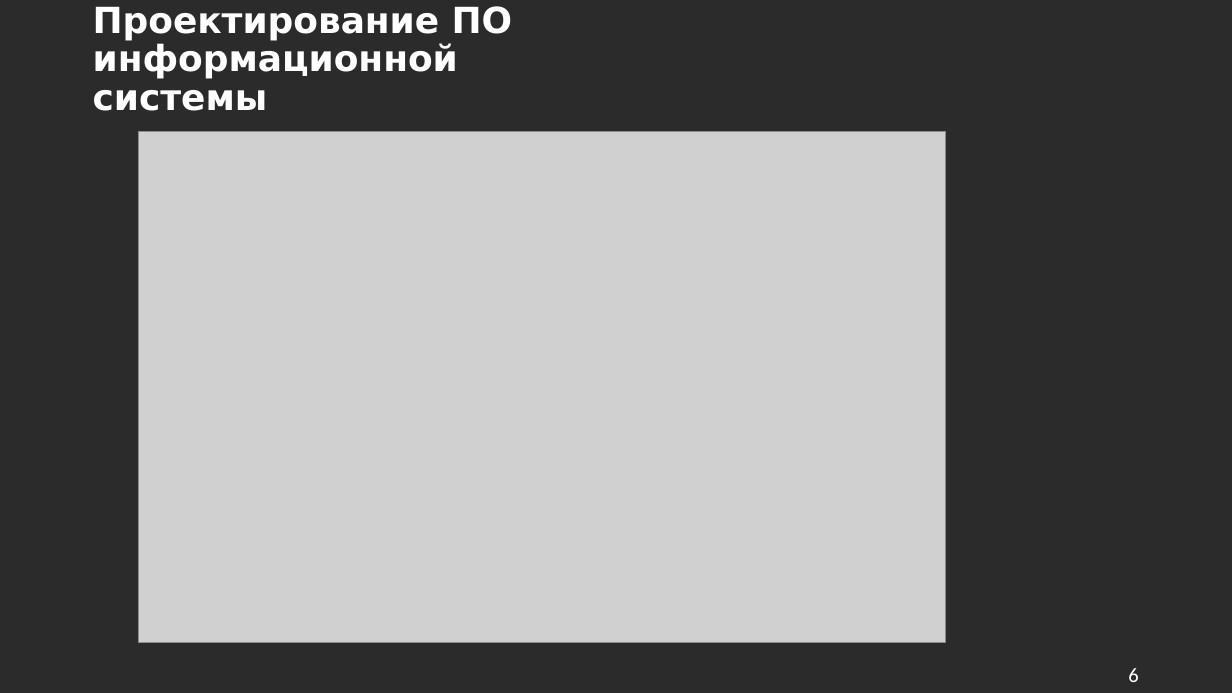
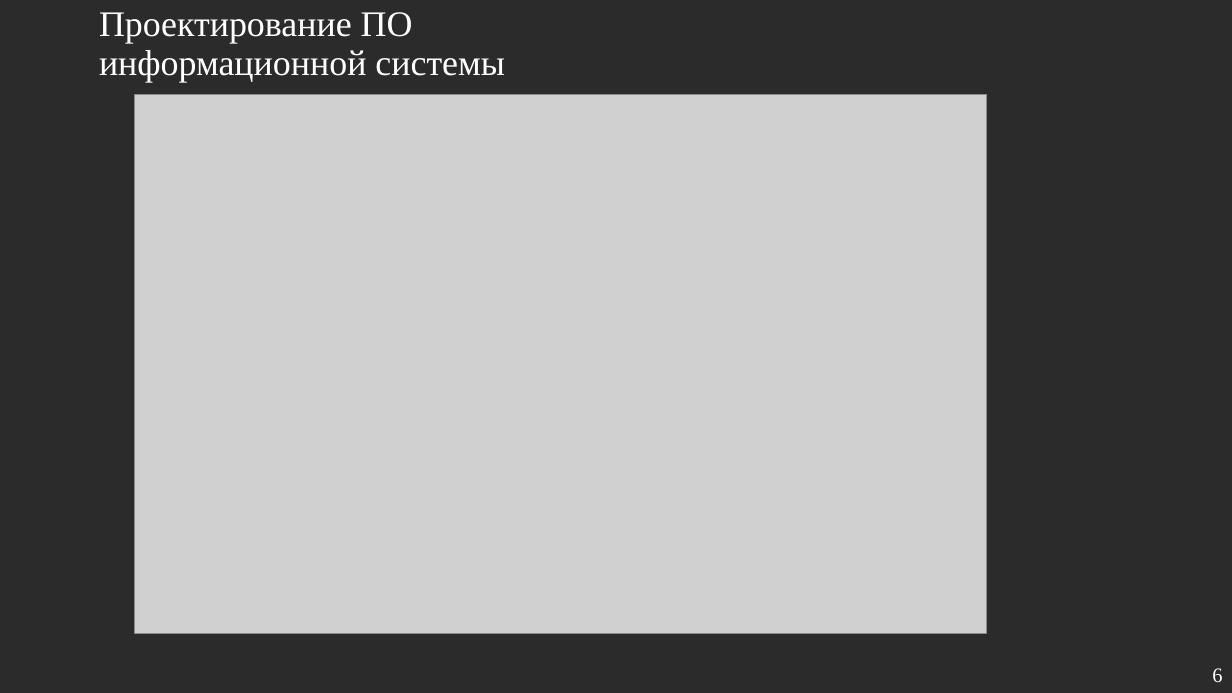
Before and after one commit to Stanis1av-M/Panel, a slide deck: slide 6 of Fff.pptx. Drawn at 1232x693 pixels with LibreOffice and Linux fonts; fonts in the diff are those of the drawing; grey boxes stand for pictures; background and template pictures are left out; a plain dark background stands for a picture behind light text. Boxes give left, top, right and bottom in pixels: in the first picture for what was removed or moved away, otherwise in the second. Text is boxed around its words. In the diff, an @@ line names an element or a change of style, - is before the commit and + after.

```diff
--- a/Fff.pptx
+++ b/Fff.pptx
@@ title "Проектирование ПО информационной системы" at box(99, 12, 504, 82): font DejaVu Sans to Times New Roman, bold off @@
@@ picture: place and size @@
-picture at box(139, 132, 945, 642)
+picture at box(135, 94, 987, 634)
@@ page number: place and size @@
-page number at box(1128, 668, 1138, 682)
+page number at box(1212, 668, 1222, 682)
@@ page number at box(1212, 668, 1222, 682): font Calibri to Times New Roman @@
```
Also in this commit, not shown: 10 other slides changed, 2 slides added.
